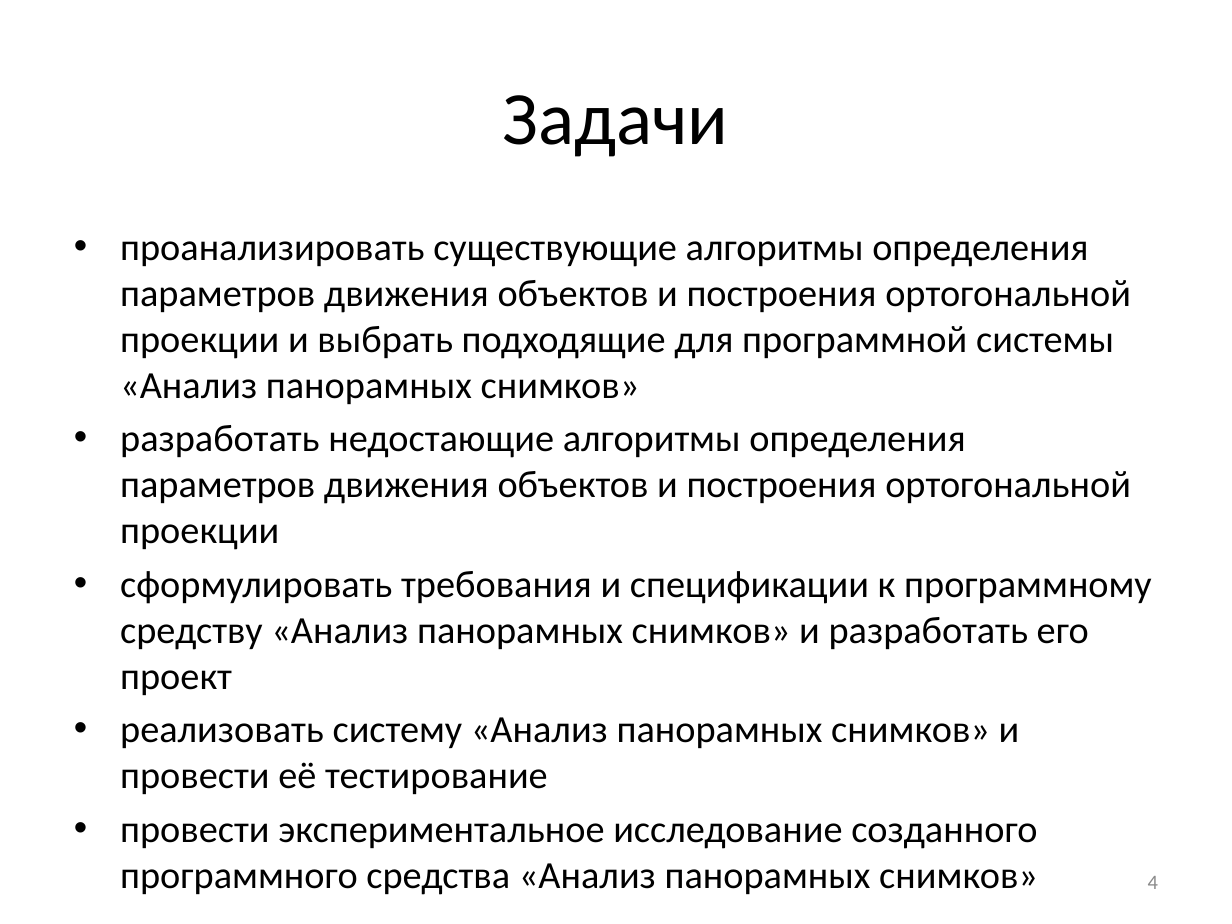
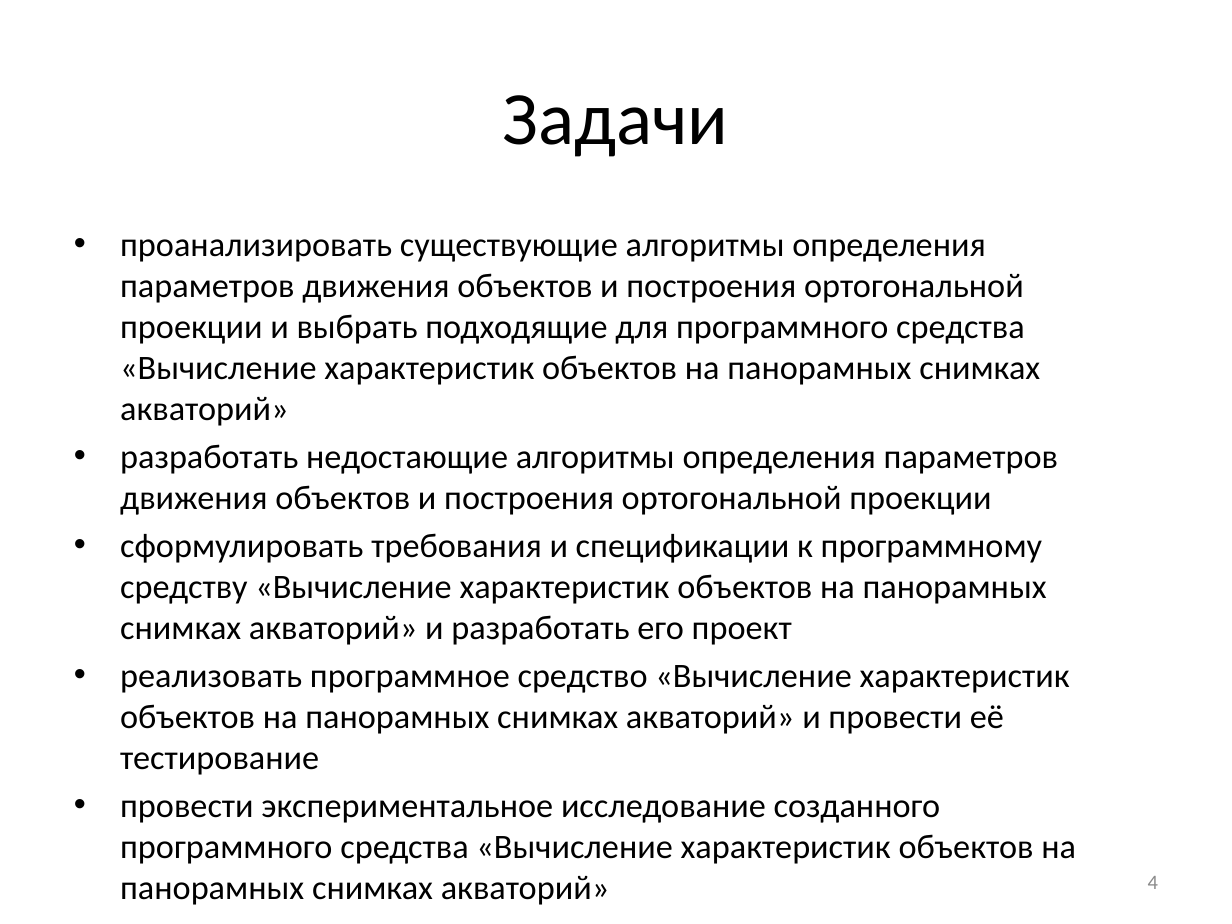
Before and after one commit to NecroArt/Diploma, a slide deck: slide 4 of docs/parts/conference.pptx. Drawn at 1232x924 pixels with LibreOffice and Linux fonts; fonts in the diff are those of the drawing. Boxes give left, top, right and bottom in pixels: in the first picture for what was removed or moved away, otherwise in the second. Text is boxed around its words. In the diff, an @@ line names an element or a change of style, - is before the commit and + after.

```diff
--- a/docs/parts/conference.pptx
+++ b/docs/parts/conference.pptx
@@ text at [120,239,1040,426]: text changed; size 22.4 to 20 pt @@
-• проанализировать существующие алгоритмы определения параметров движения объектов и построения ортогональной проекции и выбрать подходящие для программной системы «Анализ панорамных снимков»
+• проанализировать существующие алгоритмы определения параметров движения объектов и построения ортогональной проекции и выбрать подходящие для программного средства «Вычисление характеристик объектов на панорамных снимках акваторий»
@@ text at [120,444,1058,515]: size 22.4 to 20 pt in "разработать недостающие алгоритмы определения параметров дви ..." @@
@@ text at [120,533,1076,905]: text changed; size 22.4 to 20 pt @@
-• сформулировать требования и спецификации к программному средству «Анализ панорамных снимков» и разработать его проект
-• реализовать систему «Анализ панорамных снимков» и провести её тестирование
-• провести экспериментальное исследование созданного программного средства «Анализ панорамных снимков»
+• сформулировать требования и спецификации к программному средству «Вычисление характеристик объектов на панорамных снимках акваторий» и разработать его проект
+• реализовать программное средство «Вычисление характеристик объектов на панорамных снимках акваторий» и провести её тестирование
+• провести экспериментальное исследование созданного программного средства «Вычисление характеристик объектов на панорамных снимках акваторий»
```
Also in this commit, not shown: 5 other slides changed, 2 slides added, 1 slide removed, 13 other files.
